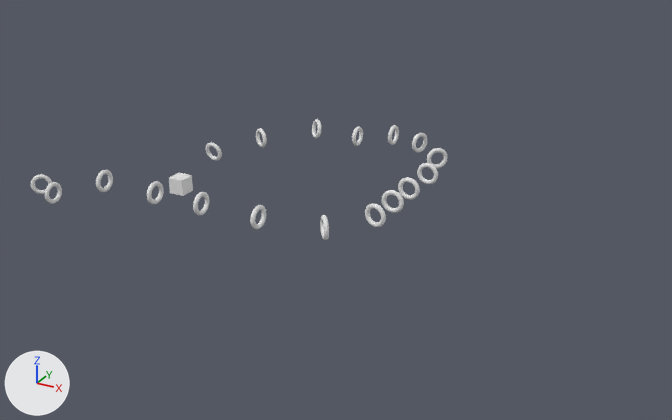
One commit to the Blender file core/blender/Levels/Beginner Levels/level14.blend: the scene before it, then after it.
Before and after are seen from a camera (50 mm lens) standing at (67.7, -83.6, 42.9) and looking at (20.8, 1.6, 0.3). Arrows for +X, +Y and +Z are at lower left; the lights stay in place.

In view in the first picture: 'Gate.000', 'Gate.001', 'Gate.002', 'Gate.003', 'Gate.005', 'Gate.007', 'Gate.008', 'Gate.009', 'Gate.010', 'Gate.011', 'Gate.013', 'Gate.015'.
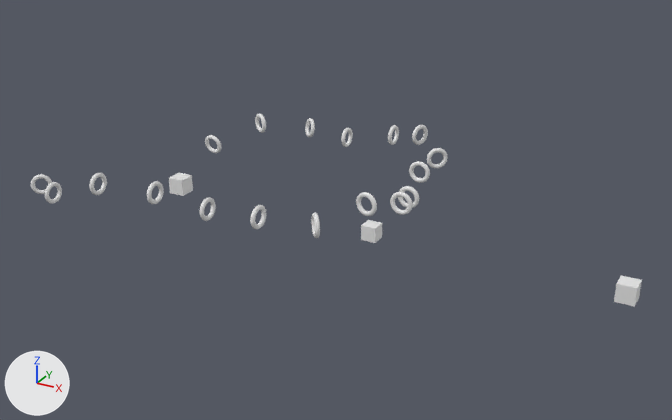
Pixel boxes [x1, y1, x2, y2] of what changed, in the pictures (672 x 420 px):
```json
{"object": "Cube.001", "change": "added", "after": [614, 275, 642, 307]}
{"object": "Gate.010", "change": "moved", "before": [365, 203, 386, 227], "after": [356, 192, 377, 216]}
{"object": "Gate.009", "change": "moved", "before": [382, 190, 404, 213], "after": [390, 192, 413, 215]}
{"object": "Gate.007", "change": "moved", "before": [417, 163, 438, 184], "after": [409, 161, 430, 183]}
{"object": "Gate.008", "change": "moved", "before": [398, 177, 420, 200], "after": [398, 186, 419, 208]}
{"object": "Cube", "change": "added", "after": [361, 220, 382, 243]}
{"object": "Gate.013", "change": "moved", "before": [193, 192, 210, 216], "after": [199, 197, 216, 221]}
{"object": "Gate.015", "change": "moved", "before": [96, 170, 113, 192], "after": [89, 173, 107, 195]}
{"object": "Gate.011", "change": "moved", "before": [320, 215, 329, 240], "after": [311, 213, 320, 238]}
{"object": "Gate.005", "change": "moved", "before": [412, 133, 427, 153], "after": [412, 125, 428, 145]}
{"object": "Gate.003", "change": "moved", "before": [352, 127, 363, 146], "after": [341, 128, 353, 147]}
{"object": "Gate.000", "change": "moved", "before": [205, 143, 222, 161], "after": [205, 135, 221, 153]}
{"object": "Gate.001", "change": "moved", "before": [256, 128, 267, 147], "after": [255, 113, 266, 133]}
{"object": "Gate.002", "change": "moved", "before": [312, 119, 321, 139], "after": [305, 118, 315, 137]}
```

The change, as JSON lines over the scene's bpy script:
```json
{"op": "set", "path": "ob_gate_015.location", "old": "(0.0, -13.0, 5.0)", "new": "(0.0, -14.0, 5.0)"}
{"op": "set", "path": "ob_gate_013.location", "old": "(13.0, -13.0, 5.0)", "new": "(13.0, -12.0, 4.0)"}
{"op": "set", "path": "ob_gate_011.location", "old": "(27.0, -12.0, 5.0)", "new": "(26.0, -12.0, 5.0)"}
{"op": "set", "path": "ob_gate_010.location", "old": "(30.0, -7.0, 5.0)", "new": "(29.0, -7.0, 6.0)"}
{"op": "set", "path": "ob_gate_009.location", "old": "(30.0, -3.0, 5.0)", "new": "(31.0, -3.0, 5.0)"}
{"op": "set", "path": "ob_gate_008.location", "old": "(30.0, 1.0, 5.0)", "new": "(30.0, 1.0, 4.0)"}
{"op": "set", "path": "ob_gate_007.location", "old": "(30.0, 6.0, 5.0)", "new": "(29.0, 6.0, 5.0)"}
{"op": "set", "path": "ob_gate_005.location", "old": "(25.0, 15.0, 5.0)", "new": "(25.0, 15.0, 6.0)"}
{"op": "set", "path": "ob_gate_003.location", "old": "(16.0, 16.0, 4.0)", "new": "(15.0, 15.0, 4.0)"}
{"op": "set", "path": "ob_gate_002.location", "old": "(10.0, 16.0, 4.0)", "new": "(9.0, 16.0, 4.0)"}
{"op": "set", "path": "ob_gate_001.location", "old": "(4.0, 12.0, 3.0)", "new": "(4.0, 12.0, 5.0)"}
{"op": "set", "path": "ob_gate_000.location", "old": "(0.0, 7.0, 2.0)", "new": "(0.0, 7.0, 3.0)"}
{"op": "add", "block": "ob_cube", "code": ["ob_cube = bpy.data.objects.new('Cube', me_cube.copy())  # the mesh of ob_level", "ob_cube.location = (19.96, 12.49, -6.99)"]}
{"op": "add", "block": "ob_cube_001", "code": ["ob_cube_001 = bpy.data.objects.new('Cube.001', me_cube.copy())  # the mesh of ob_level", "ob_cube_001.location = (53.91, 0.61, -0.93)"]}
```
